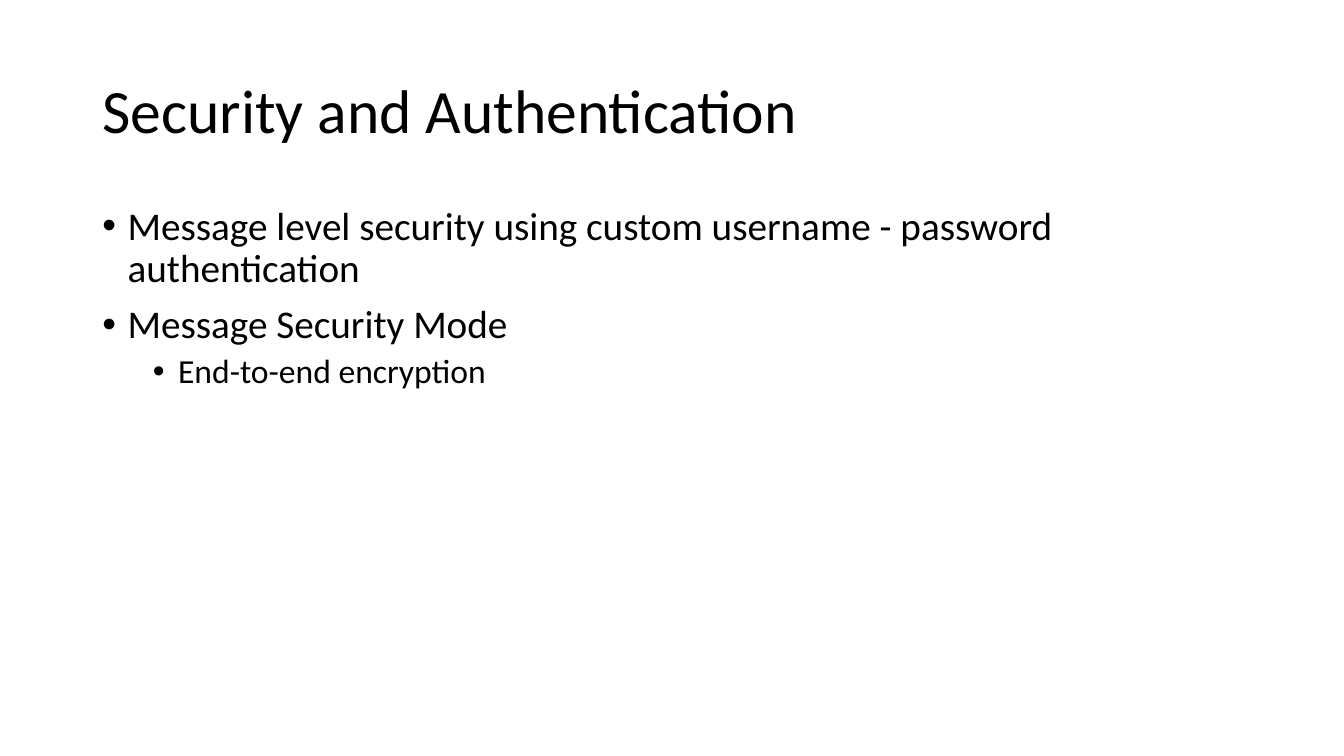
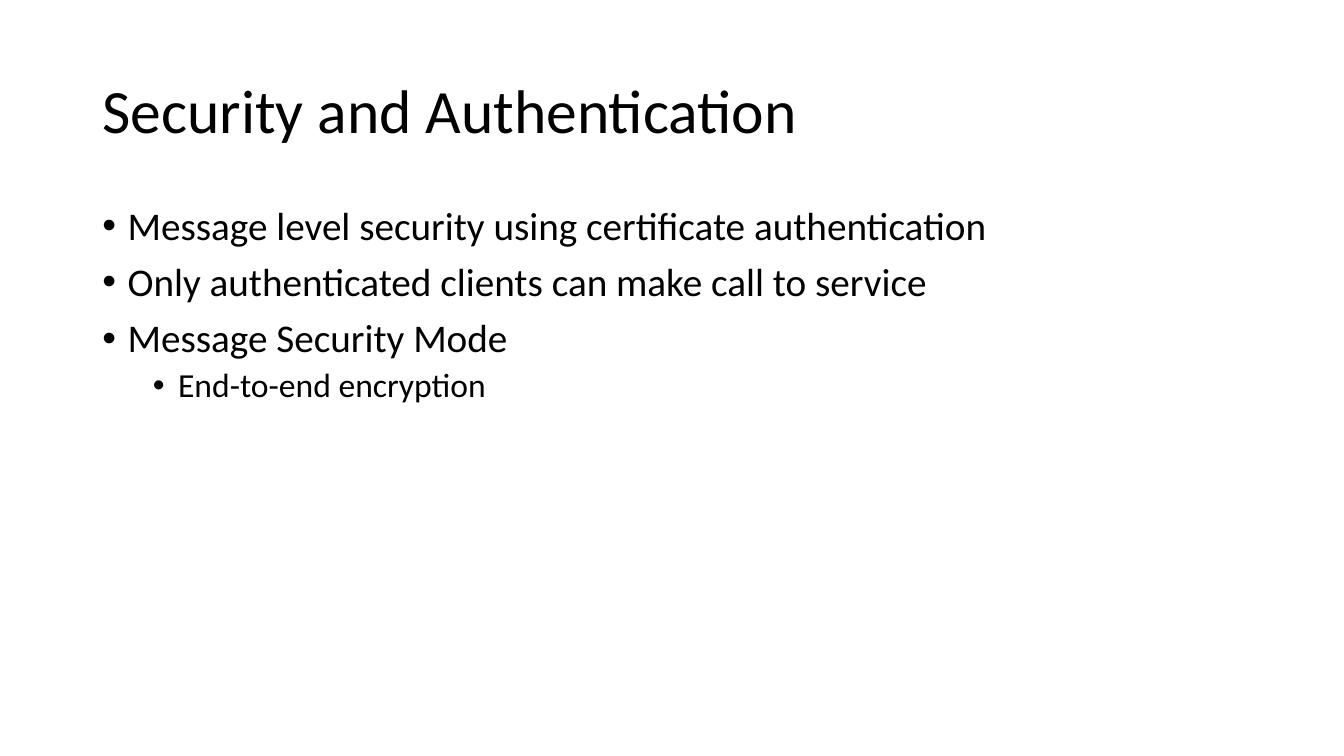
Before and after one commit to shengkiat/.NET, a slide deck: slide 3 of Doc/WCF.pptx. Drawn at 1344x756 pixels with LibreOffice and Linux fonts; fonts in the diff are those of the drawing. Boxes give left, top, right and bottom in pixels: in the first picture for what was removed or moved away, otherwise in the second. Text is boxed around its words. In the diff, an @@ line names an element or a change of style, - is before the commit and + after.

```diff
--- a/Doc/WCF.pptx
+++ b/Doc/WCF.pptx
@@ text at bbox=[128, 212, 986, 303]: text changed @@
-• Message level security using custom username - password authentication
+• Message level security using certificate authentication
+• Only authenticated clients can make call to service
```
Also in this commit, not shown: 1 other slide changed, 1 slide added.
